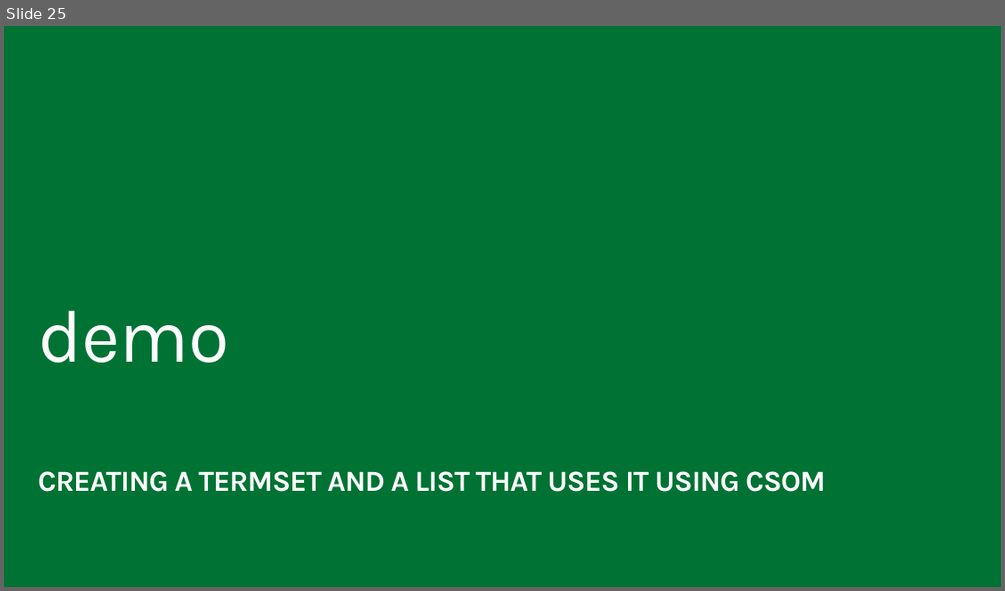
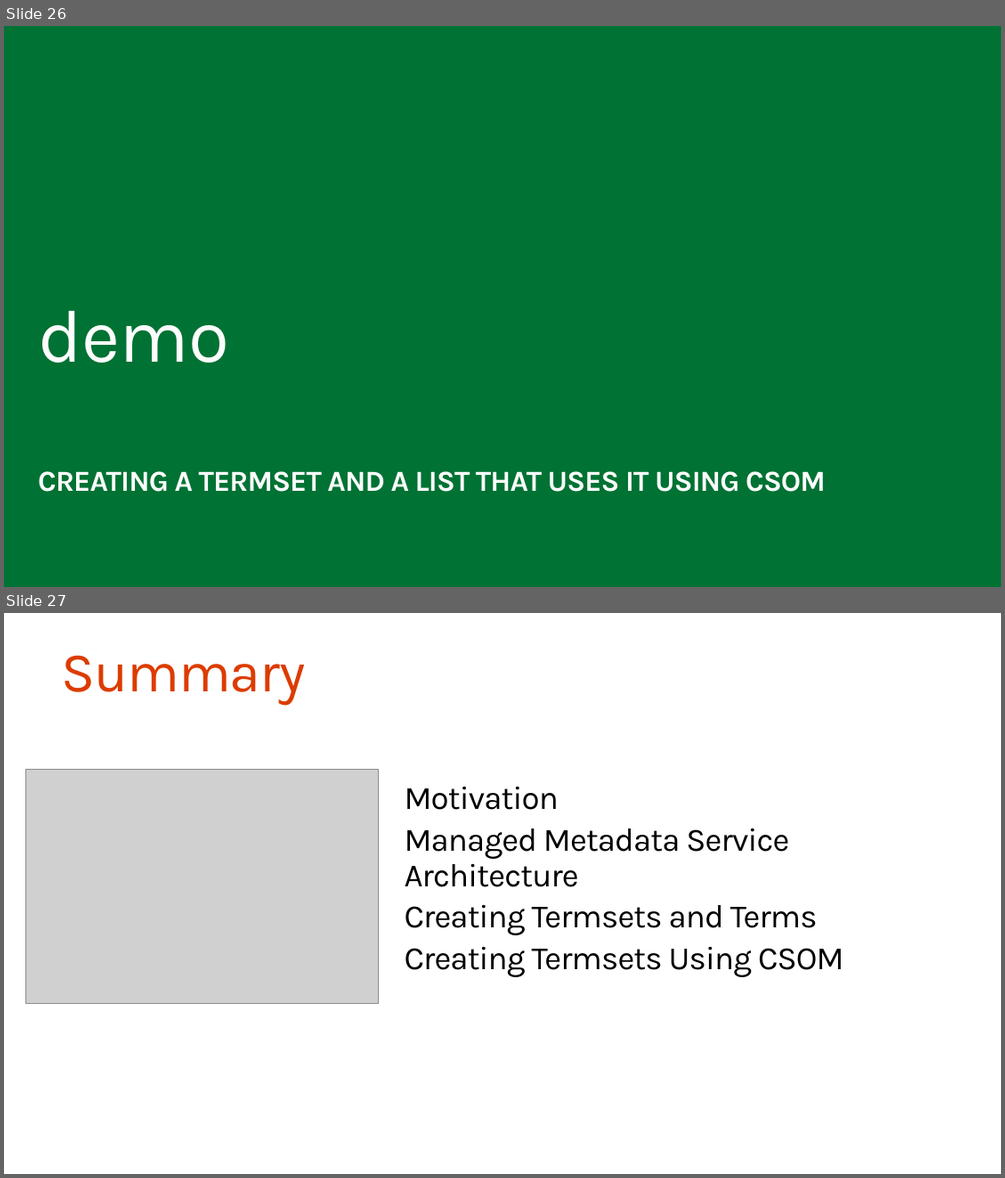
Before and after one commit to fabbbiob/TrainingContent, a slide deck: O3656-8 Developing advanced Taxonomy Scenarios in Office 365/O3656-8 Developing advanced Taxonomy Scenarios in Office 365.pptx. Shown one above the other, each under a label of ours: slide 25 before the commit, slides 26 and 27 after it. The pictures are 1005x591 and 1005x1178 pixels, drawn with LibreOffice and Linux fonts; fonts in the diff are those of the drawing; grey boxes stand for pictures. Boxes give left, top, right and bottom in pixels: in the first picture for what was removed or moved away, otherwise in the second. Text is boxed around its words. In the diff, an @@ line names an element or a change of style, - is before the commit and + after.

```diff
--- a/O3656-8 Developing advanced Taxonomy Scenarios in Office 365/O3656-8 Developing advanced Taxonomy Scenarios in Office 365.pptx
+++ b/O3656-8 Developing advanced Taxonomy Scenarios in Office 365/O3656-8 Developing advanced Taxonomy Scenarios in Office 365.pptx
@@ slide 27 added at (x1=4, y1=613, x2=1001, y2=1174), background #FFFFFF @@
@@ title added at (x1=62, y1=655, x2=306, y2=706), 54 pt, text #DC3C00 @@
+Summary
@@ picture added at (x1=26, y1=769, x2=378, y2=1003) @@
@@ text added at (x1=404, y1=787, x2=844, y2=977), 31.4 pt, text #000000 @@
+Motivation
+Managed Metadata Service Architecture
+Creating Termsets and Terms
+Creating Termsets Using CSOM
@@ what was slide 25 is now slide 26 @@
```
Also in this commit, not shown: 3 other slides added.
